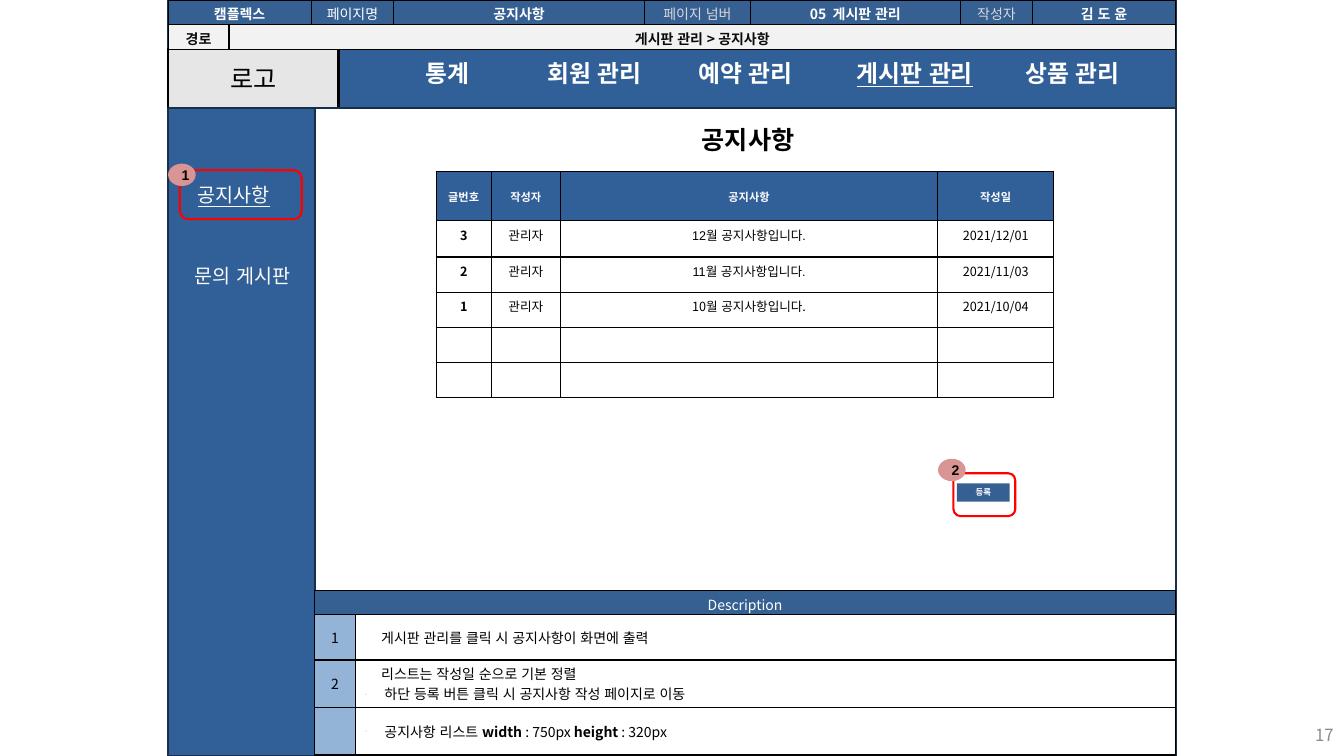
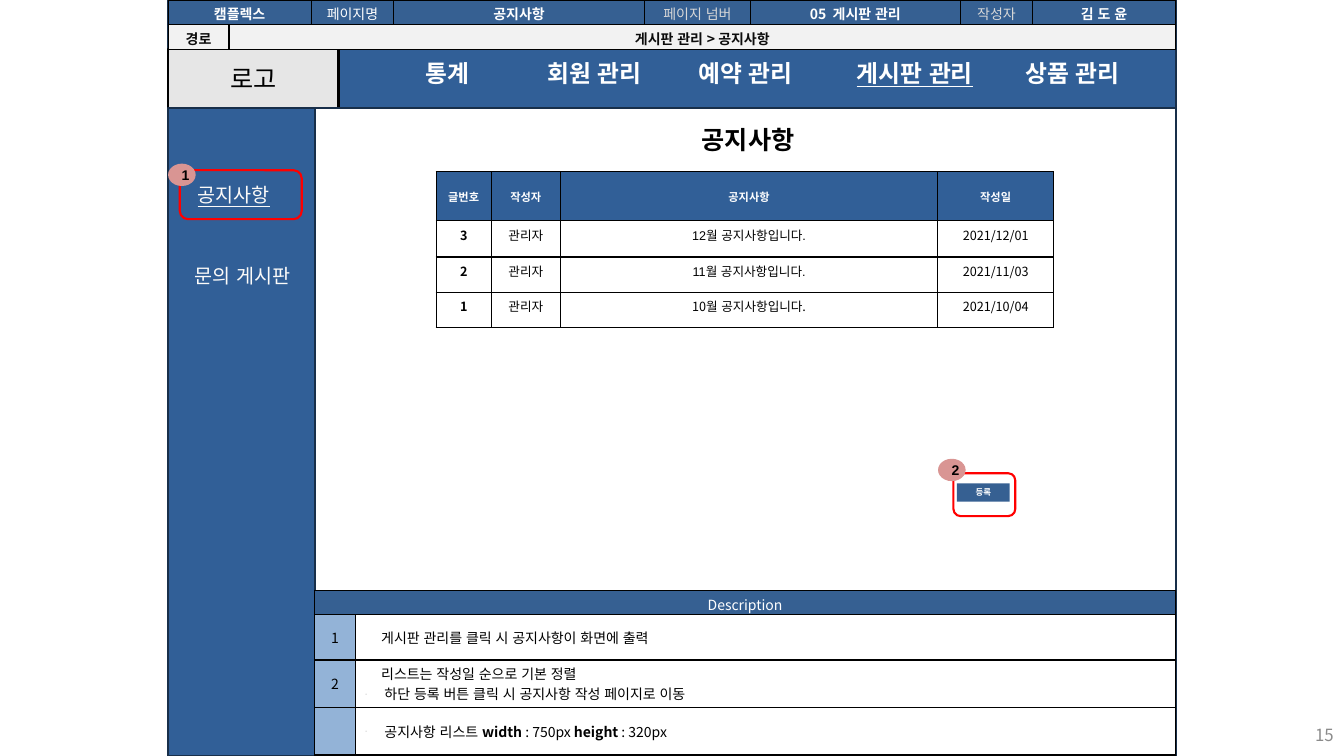
Before and after one commit to seoulsudal/CamFlexProject, a slide deck: slide 15 of 프로젝트 산출물/9. 스토리보드/캠플렉스 관리자_스토리보드.pptx (slide 17 before the commit). Drawn at 1344x756 pixels with LibreOffice and Linux fonts; fonts in the diff are those of the drawing. Boxes give left, top, right and bottom in pixels: in the first picture for what was removed or moved away, otherwise in the second. Text is boxed around its words. In the diff, an @@ line names an element or a change of style, - is before the commit and + after.

```diff
--- a/프로젝트 산출물/9. 스토리보드/캠플렉스 관리자_스토리보드.pptx
+++ b/프로젝트 산출물/9. 스토리보드/캠플렉스 관리자_스토리보드.pptx
@@ table at (437,171,1054,328) @@
-row 5:  |  |  | 
-row 6:  |  |  | 
@@ page number at (1315,729,1334,741): text changed @@
-17
+15
```
Also in this commit, not shown: 9 other slides changed, 2 slides removed, 22 other files.
